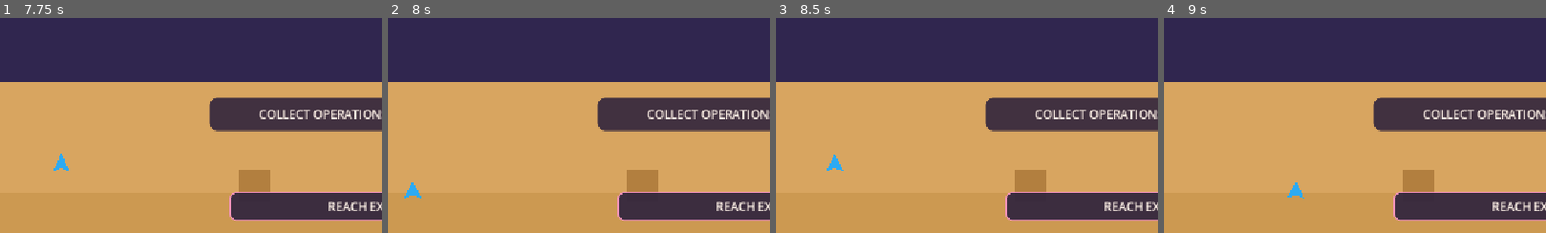
Above: before the commit, frames 1-4 (left to right).
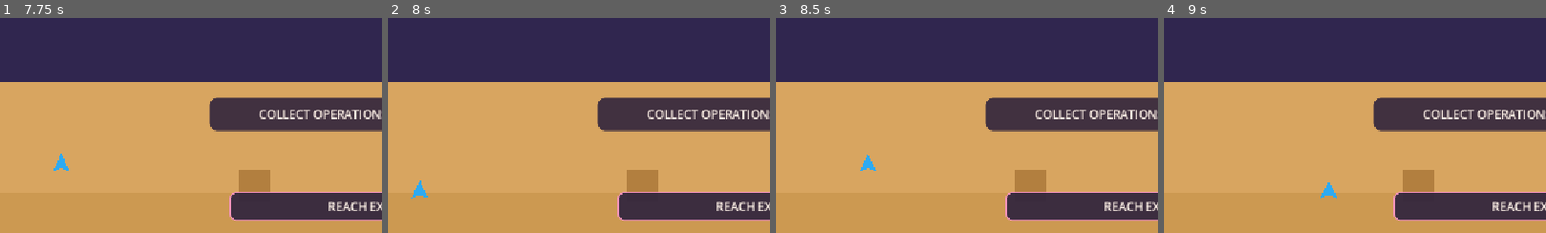
Above: after the commit, the same moments.

Repository: rinata-abdurakhimova/game-divers-slayy
Game: Godot game, scene res://scenes/main/Main.tscn
Same seed, same stepped clock (60 frames per second), same inputs: the game is played once before the commit and once after it.
Inputs:
- Up to frame 1 (7.75 s): click "START THE CHASE" at 0.5 s; tap Enter (action) at 1.25, 2.1, 3.6, 5.1, 6.6 s; hold Enter (action) 1.28-2.03 s; hold Right (move_right) 1.28-2.78 s; tap Up (jump) at 1.52, 2.27, 3.77, 4.52, 5.27, 6.77, 7.52 s; tap R (restart) at 2 s; hold Left (move_left) 2.78-3.53 s; hold Enter (action) 2.78-3.53 s; hold Right (move_right) 3.53-5.03 s; hold Enter (action) 4.28-5.03 s; hold Left (move_left) 5.03-5.78 s; hold Right (move_right) 5.78-6.53 s; hold Enter (action) 5.78-6.53 s; hold Left (move_left) from 6.53 s (still down); hold Enter (action) from 7.28 s (still down)
- Up to frame 2 (8 s): keep holding Left (move_left); keep holding Enter (action)
- Up to frame 3 (8.5 s): tap R (restart) at 8 s; release Left (move_left) at 8.03 s; release Enter (action) at 8.03 s; hold Right (move_right) from 8.03 s (still down); tap Enter (action) at 8.1 s; tap Up (jump) at 8.27 s
- Up to frame 4 (9 s): keep holding Right (move_right); tap R (restart) at 8.75 s; hold Enter (action) from 8.78 s (still down)
The pictures show only the part of the screen within x 0-50%, y 50-100%; the shares and areas given below are measured in that part.

Frame 1 is identical in both runs. In frame 2, 0.2% of the frame differs, in the area x 4-11%, y 75-84%; in frame 3, 0.3%; in frame 4, 0.3%, in the area x 32-46%, y 76-84%.

Commit message:
feat: update gameplay mechanics and visuals; enhance player clamping, projectile readability, and score pickup display

Diff:
--- a/scenes/actors/numbers/BossProjectile.tscn
+++ b/scenes/actors/numbers/BossProjectile.tscn
@@ -3,7 +3,7 @@
 [ext_resource type="Script" path="res://scripts/actors/numbers/BossProjectile.gd" id="1_projectile"]
 
 [sub_resource type="CircleShape2D" id="CircleShape2D_projectile"]
-radius = 12.0
+radius = 18.0
 
 [node name="BossProjectile" type="Area2D"]
 z_index = 15
@@ -16,10 +16,13 @@
 
 [node name="Bg" type="Polygon2D" parent="."]
 color = Color(0.95, 0.95, 0.95, 1)
-polygon = PackedVector2Array(-12, -12, 12, -12, 12, 12, -12, 12)
+polygon = PackedVector2Array(-28, -18, 28, -18, 28, 18, -28, 18)
 
 [node name="Label" type="Label" parent="."]
-position = Vector2(-8, -10)
+position = Vector2(-24, -14)
 theme_override_colors/font_color = Color(0.8, 0.1, 0.1, 1)
-theme_override_font_sizes/font_size = 16
+theme_override_colors/font_shadow_color = Color(0, 0, 0, 0.45)
+theme_override_colors/font_outline_color = Color(1, 1, 1, 1)
+theme_override_constants/outline_size = 2
+theme_override_font_sizes/font_size = 20
 text = "x0"
--- a/scenes/actors/numbers/ScorePickup.tscn
+++ b/scenes/actors/numbers/ScorePickup.tscn
@@ -3,7 +3,7 @@
 [ext_resource type="Script" path="res://scripts/actors/numbers/ScorePickup.gd" id="1_pickup"]
 
 [sub_resource type="CircleShape2D" id="CircleShape2D_pickup"]
-radius = 14.0
+radius = 18.0
 
 [node name="ScorePickup" type="Area2D"]
 z_index = 15
@@ -16,10 +16,12 @@
 
 [node name="Bg" type="Polygon2D" parent="."]
 color = Color(0.2, 0.85, 0.55, 1)
-polygon = PackedVector2Array(-14, -14, 14, -14, 14, 14, -14, 14)
+polygon = PackedVector2Array(-28, -18, 28, -18, 28, 18, -28, 18)
 
 [node name="Label" type="Label" parent="."]
-position = Vector2(-10, -12)
+position = Vector2(-24, -14)
 theme_override_colors/font_color = Color(1, 1, 1, 1)
+theme_override_colors/font_outline_color = Color(0.05, 0.25, 0.15, 1)
+theme_override_constants/outline_size = 2
 theme_override_font_sizes/font_size = 20
 text = "+0"
--- a/scenes/world/Boss67Level.tscn
+++ b/scenes/world/Boss67Level.tscn
@@ -116,6 +116,7 @@
 shape = SubResource("Rect_wall")
 
 [node name="Visual" type="Polygon2D" parent="SafeWall"]
+visible = false
 position = Vector2(300, 576)
 color = Color(0.4, 0.25, 0.15, 1)
 polygon = PackedVector2Array(-24, -72, 24, -72, 24, 72, -24, 72)
--- a/scripts/actors/numbers/BossProjectile.gd
+++ b/scripts/actors/numbers/BossProjectile.gd
@@ -15,6 +15,7 @@
 		collision_mask = 1 | 32
 	else:
 		collision_mask = 1 | 2
+	_update_visual()
 	body_entered.connect(_on_body_entered)
 
 
@@ -56,3 +57,29 @@
 	if not gs.has_method(&"apply_score_operation"):
 		return
 	gs.apply_score_operation(operation, value_cents, &"boss_projectile")
+
+
+func _update_visual() -> void:
+	var bg: Polygon2D = get_node_or_null(^"Bg") as Polygon2D
+	var label: Label = get_node_or_null(^"Label") as Label
+	if bg != null:
+		bg.color = Color(0.57, 0.27, 1.0, 1.0) if is_purple else Color(1.0, 1.0, 1.0, 1.0)
+	if label != null:
+		label.text = _operation_text()
+		var text_color: Color = Color(1.0, 1.0, 1.0, 1.0) if is_purple else Color(0.85, 0.05, 0.05, 1.0)
+		var outline_color: Color = Color(0.18, 0.02, 0.3, 1.0) if is_purple else Color(1.0, 1.0, 1.0, 1.0)
+		label.add_theme_color_override(&"font_color", text_color)
+		label.add_theme_color_override(&"font_outline_color", outline_color)
+
+
+func _operation_text() -> String:
+	var amount: float = float(value_cents) / 100.0
+	var amount_text: String = ("%0.2f" % amount).trim_suffix("0").trim_suffix(".")
+	match operation:
+		GameRules.SCORE_OPERATION_ADD:
+			return "+%s" % amount_text
+		GameRules.SCORE_OPERATION_SUBTRACT:
+			return "-%s" % amount_text
+		GameRules.SCORE_OPERATION_MULTIPLY:
+			return "x%s" % amount_text
+	return amount_text
--- a/scripts/actors/numbers/ScorePickup.gd
+++ b/scripts/actors/numbers/ScorePickup.gd
@@ -39,4 +39,25 @@
 func _update_label() -> void:
 	var label: Label = get_node_or_null(^"Label")
 	if label != null:
-		label.text = ScoreServiceScript.format_score(value_cents)
+		label.text = _operation_text()
+	var bg: Polygon2D = get_node_or_null(^"Bg") as Polygon2D
+	if bg != null:
+		match operation:
+			GameRules.SCORE_OPERATION_ADD:
+				bg.color = Color(0.2, 0.85, 0.55, 1.0)
+			GameRules.SCORE_OPERATION_SUBTRACT:
+				bg.color = Color(0.2, 0.45, 0.95, 1.0)
+			GameRules.SCORE_OPERATION_MULTIPLY:
+				bg.color = Color(0.95, 0.75, 0.15, 1.0)
+
+
+func _operation_text() -> String:
+	var amount_text: String = ScoreServiceScript.format_score(value_cents)
+	match operation:
+		GameRules.SCORE_OPERATION_ADD:
+			return "+%s" % amount_text
+		GameRules.SCORE_OPERATION_SUBTRACT:
+			return "-%s" % amount_text
+		GameRules.SCORE_OPERATION_MULTIPLY:
+			return "x%s" % amount_text
+	return amount_text
--- a/scripts/world/Boss67LevelController.gd
+++ b/scripts/world/Boss67LevelController.gd
@@ -19,6 +19,9 @@
 @export_group("Tuning")
 @export var block_size: float = 48.0
 @export var tutorial_end_x: float = 576.0
+@export var safe_start_left_bound_x: float = 48.0
+@export var boss_run_left_bound_x: float = 576.0
+@export var boss_camera_offset: Vector2 = Vector2(220.0, -244.0)
 @export var purple_distance: int = 18
 @export var max_active_pickups: int = 7
 @export var pickup_interval_min: float = 2.0
@@ -101,9 +104,13 @@
 func _process(delta: float) -> void:
 	_update_water_cooldown(delta)
 
+	if _player != null:
+		_clamp_player_left_edge()
+
 	if _camera != null and _player != null:
 		var target_x: float = maxf(_player.global_position.x, 576.0)
 		_camera.global_position = Vector2(target_x, 324.0)
+		_position_boss_for_camera()
 
 	if _player == null or not _tutorial_done:
 		return
@@ -134,6 +141,25 @@
 		return
 	_player.global_position.x -= LOOP_WIDTH_PX
 	_total_blocks += LOOP_WIDTH_BLOCKS
+
+
+func _clamp_player_left_edge() -> void:
+	if _player == null:
+		return
+	var minimum_x: float = boss_run_left_bound_x if _tutorial_done else safe_start_left_bound_x
+	if _player.global_position.x >= minimum_x:
+		return
+
+	_player.global_position.x = minimum_x
+	var body: CharacterBody2D = _player as CharacterBody2D
+	if body != null and body.velocity.x < 0.0:
+		body.velocity.x = 0.0
+
+
+func _position_boss_for_camera() -> void:
+	if not _tutorial_done or _boss == null or _camera == null:
+		return
+	_boss.global_position = _camera.global_position + boss_camera_offset
 
 
 func _on_safe_trigger(_body: Node) -> void:
--- a/tests/integration/test_boss_67_world.gd
+++ b/tests/integration/test_boss_67_world.gd
@@ -41,13 +41,22 @@
 	await _physics_frames(20)
 	Input.action_release(&"move_right")
 	assert(safe_wall.visible)
+	assert(not safe_wall.get_node(^"Visual").visible)
 	assert(boss.get_node(^"BodyVisual").visible)
 	assert(game_state.get("boss_phase") == GameRules.BossPhase.LAND_WHITE)
+	controller.call(&"_process", 0.0)
+	assert(boss.global_position.x > player.global_position.x)
 	for child: Node in controller.get_children():
 		if child is Timer:
 			(child as Timer).stop()
 
 	player.global_position = Vector2(430, 585)
+	player.velocity = Vector2(-200, 0)
+	controller.call(&"_process", 0.0)
+	assert(player.global_position.x >= controller.get("boss_run_left_bound_x"))
+	assert(player.velocity.x >= 0.0)
+
+	player.global_position = Vector2(576, 585)
 	player.velocity = Vector2.ZERO
 	await _physics_frames(2)
 	assert(player.is_on_floor())
Not shown, changed: ARCHITECTURE.md
Not shown, changed: INTEGRATION_CONTRACT.md
Not shown, changed: docs/DECISIONS.md
Not shown, changed: docs/QA_BOT_WORKFLOW.md
Not shown, changed: docs/SCOPE.md
Not shown, changed: docs/UI_STYLE.md
Not shown, changed: docs/workspaces/polina_core/LEVEL_01_CORE_PLAN.md
Not shown, changed: docs/workspaces/polina_core/contract_templates/player_core_feature.md
Not shown, changed: docs/workspaces/polina_core/manual_tests/player_core_manual_test.md
Not shown, changed: docs/workspaces/polina_core/tomorrow_context.md
